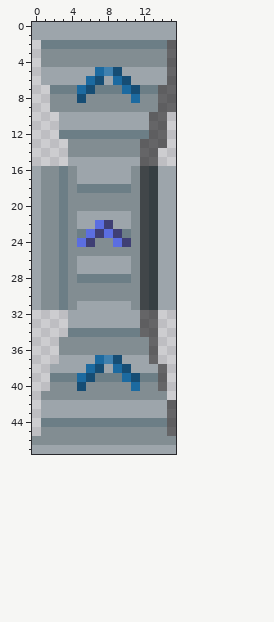
Pixel-art sprite -- data/gfx/world-obj/belt-over.png. Above, as it was before the edit.
The file is 16x48 pixels.
New version:
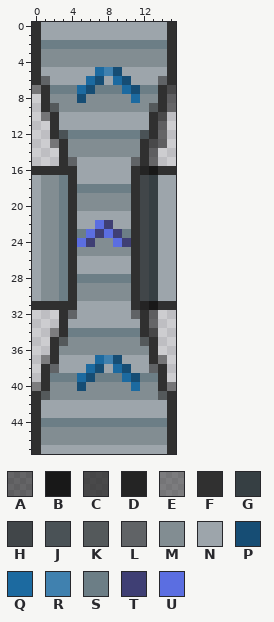
Palette (. is transparent): A #00000081  B #181818  C #202020c2  D #242424  E #30303083  F #303030  G #363f43  H #414649  J #4a5256  K #54595b  L #606366  M #828d92  N #9da5ab  P #164d74  Q #1c6aa0  R #4081af  S #6c7e86  T #3f3f74  U #5b6ee1
Message: belt tidy + corner
The edit:
Colour B replaces colour G in row 16 at x 13; in row 31 at x 13.
Colour C replaces colour A in row 7 at x 15; in row 10 at x 14; in row 13 at x 13; in row 34 at x 13.
Colour D replaces colour H in row 16 at x 12; in row 31 at x 12.
Colour E is added in row 7 at x 0; in row 10 at x 1; in row 13 at x 2; in row 34 at x 2; in row 37 at x 1 and 14; in row 40 at x 0 and 15.
Colour F is added in rows 2 to 6 at x 0; in rows 7 to 9 at x 1; in rows 10 to 12 at x 2; in rows 13 to 15 at x 3; in rows 32 to 34 at x 3; in rows 35 to 37 at x 2.
Colour F is added in rows 38 to 40 at x 1; in row 41 at x 0 and 15; in rows 42 to 45 at x 0.
Colour F replaces colour A in rows 2 to 6 at x 15; in rows 7 to 9 at x 14; in rows 10 to 12 at x 13; in rows 13 to 15 at x 12; in rows 32 to 34 at x 12; in rows 35 to 37 at x 13.
Colour F replaces colour A in rows 38 to 40 at x 14; in rows 42 to 45 at x 15.
Colour F replaces colour M in row 16 at x 1 to 2, 4 and 11; in rows 17 to 30 at x 4 and 11; in row 31 at x 1 to 2, 4 and 11; in row 46 at x 0 and 15.
Colour F replaces colour N in rows 0 to 1 at x 0 and 15; in row 16 at x 0 and 14 to 15; in row 31 at x 0 and 14 to 15; in row 47 at x 0 and 15.
Colour F replaces colour S in row 16 at x 3; in row 31 at x 3.
Colour J replaces colour S in row 12 at x 3 and 12.
Colour K replaces colour M in row 9 at x 2 and 13; in row 35 at x 3 and 12; in row 41 at x 1 and 14.
Colour L replaces colour N in row 6 at x 1 and 14; in row 15 at x 4 and 11; in row 32 at x 4 and 11; in row 38 at x 2 and 13.
Where, in picture pixels (left, top, right, bottom), the same in both pictures:
changed: (32, 22, 77, 454)
changed: (131, 22, 176, 454)
